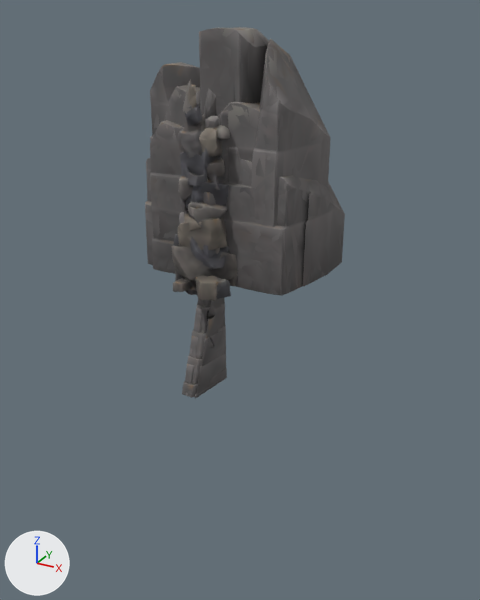
One commit to the glTF model public/models/props/smith_heart_rock_kit.glb: the scene before it, then after it.
Rendered twice from a camera (50 mm lens) standing at (116.0, -186.5, 88.8) and looking at (8.8, 8.4, -8.7). Lighting does not change. The marker at lower left points along +X, +Y and +Z. The picture after the commit comes second. Where no turn or scale is listed for an object, it has been applied to the vertices.

Names of what the first picture shows: 'Kit_RockLipA', 'Kit_RockLipB', 'Kit_RockMassA', 'Kit_RockMassAFar', 'Kit_RockMassB', 'Kit_RockMassBFar', 'Kit_RockNeedleA', 'Kit_RockNeedleB', 'Kit_RockWallA', 'Kit_RockWallAFar', 'Kit_RockWallC', 'Kit_RockWallCFar' and 4 more.
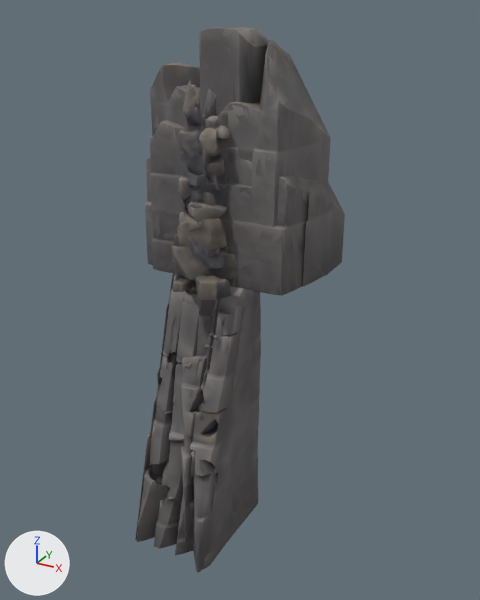
What differs and where, as boxes (x1, y1, x2, y2) in the pictures (480 x 600 px):
'Kit_RockHangB', added
    after: (135, 274, 261, 573)
'Kit_RockHangA', added
    after: (151, 289, 260, 569)
'Kit_RockLipA', unchanged, covered by the edit
    before: (185, 298, 227, 398)

The change in detail:
Mesh me_kit_rockhangb is new.
It has 1191 vertices, 2327 faces and spans x -17.0..17.0, y -22.1..22.1, z -50.0..50.0.
It uses material mat_kitstone.
Mesh me_kit_rockhanga is new.
It has 1190 vertices, 2272 faces and spans x -16.7..16.7, y -20.8..20.8, z -50.0..50.0.
It uses material mat_kitstone.
Object 'Kit_RockHangB' (ob_kit_rockhangb) is new; it shows me_kit_rockhangb.
Its location is (0.0, -11.7, -50.0).
Object 'Kit_RockHangA' (ob_kit_rockhanga) is new; it shows me_kit_rockhanga.
Its location is (0.0, -10.8, -50.0).
